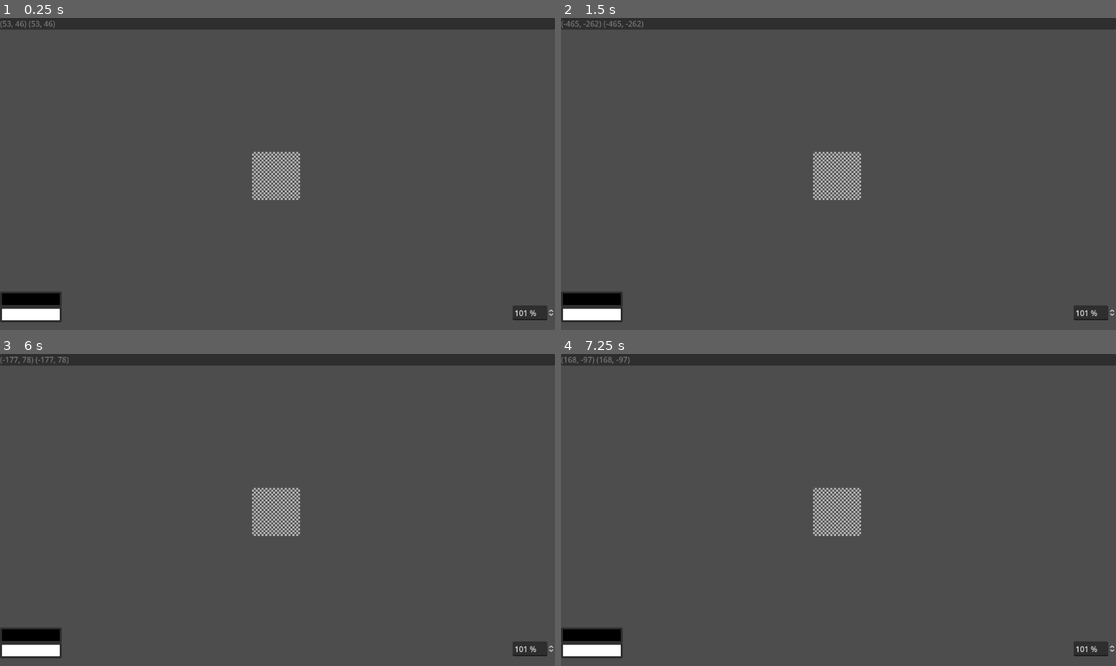
Above: before the commit, frames 1-4 (two rows, left to right).
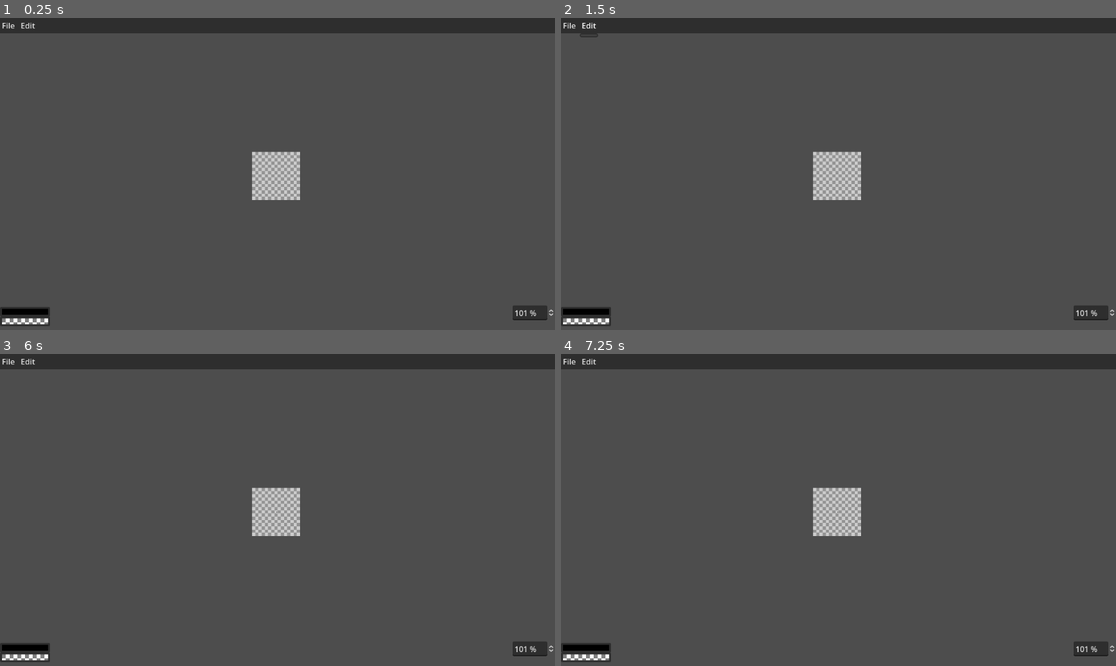
Above: after the commit, the same moments.

Repository: Shidoengie/PIxGD-GD4
Game: Godot game, scene res://Scenes/Main/control.tscn
Two runs of this game, one before a commit and one after it. Both use one fixed random seed, a clock stepped at 60 frames per second and the inputs below.
Inputs (mouse positions are in pixels of both pictures, inside the frame that each line leads up to):
- Up to frame 1 (0.25 s): no input
- Up to frame 2 (1.5 s): click (572, 24) at 0.5 s, where only the run after the commit has a clickable "File"; click (588, 24) at 1.25 s, where only the run after the commit has a clickable "Edit"
- Up to frame 3 (6 s): click (11, 360) at 2 s, where only the run after the commit has a clickable "File"; click (27, 360) at 2.75 s, where only the run after the commit has a clickable "Edit"; click (11, 360) at 3.5 s, where only the run after the commit has a clickable "File"; click (27, 360) at 4.25 s, where only the run after the commit has a clickable "Edit"; tap Enter at 5 s; move the mouse to (277, 513) at 5.02 s; press the mouse at (277, 513) at 5.03 s; tap Space at 5.75 s; move the mouse to (166, 525) at 5.77 s; release the mouse at (166, 525) at 5.78 s; tap Middle mouse button (mouseMiddle_3rd) at 5.85 s; click (166, 525) at 5.92 s
- Up to frame 4 (7.25 s): tap Enter at 6.5 s; move the mouse to (894, 441) at 6.52 s; hold Right mouse button (mouseRight_2nd) from 6.53 s (still down); click (894, 441) at 6.67 s

The runs differ from the first frame. In frame 1, 3.3% of the frame differs, in the area x 0-100%, y 0-99%; in frame 2, 3.4%; in frame 3, 3.3%; in frame 4, 3.3%.

Commit message:
improved checkers shader and started work on ui

Diff:
--- a/Assets/shaders/Checkers.tres
+++ b/Assets/shaders/Checkers.tres
@@ -1,24 +1,30 @@
 [gd_resource type="ShaderMaterial" load_steps=2 format=3 uid="uid://do1mxwei2hsi1"]
 
 [sub_resource type="Shader" id="1"]
+resource_local_to_scene = true
 code = "shader_type canvas_item;
 
-uniform float checker_scale = 15;
-
+uniform vec4 color2 :source_color = vec4(0.7,0.7,0.7,1);
+uniform vec4 color1 :source_color = vec4(1,1,1,1);
+uniform float checker_scale_x = 15;
+uniform float checker_scale_y = 15;
 float checkersTexture( in vec2 p )
 {
-    vec2 q = floor(p)+vec2(0.4);
-
-    return mod( q.x+q.y, 2.0 );            // xor pattern
+    vec2 q = floor(p);
+    return mod( q.x+q.y, 2.0);            // xor pattern
 }
 
 void fragment() {
 
-    COLOR = vec4((
-		vec3(checkersTexture(UV*vec2(checker_scale))/2.5)
-		),1);
+    COLOR = mix(color1,color2,vec4((
+		vec3(checkersTexture(UV*vec2(checker_scale_x,checker_scale_y)))
+		),1));
+
 }"
 
 [resource]
 shader = SubResource("1")
-shader_parameter/checker_scale = 25.0
+shader_parameter/color2 = Color(0.576471, 0.576471, 0.576471, 1)
+shader_parameter/color1 = Color(0.8, 0.8, 0.8, 1)
+shader_parameter/checker_scale_x = 15.0
+shader_parameter/checker_scale_y = 15.0
--- a/Scenes/Canvas/Canvas.tscn
+++ b/Scenes/Canvas/Canvas.tscn
@@ -10,6 +10,7 @@
 layout_mode = 3
 anchors_preset = 0
 script = ExtResource("1_5xl5u")
+secondary_color = Color(1, 1, 1, 0)
 canvas_size = Vector2(100, 100)
 
 [node name="Container" type="ColorRect" parent="."]
--- a/Scenes/Canvas/src/Control.gd
+++ b/Scenes/Canvas/src/Control.gd
@@ -1,6 +1,8 @@
 extends Control
 
 signal zoom_changed(value)
+@export var primary_color = Color.BLACK
+@export var secondary_color = Color.WHITE
 @export var current_tool = BrushInfo.ToolEnum.PEN
 @export var canvas_size = Vector2(20,20)
 @onready var DrawSurface = get_node("%DrawSurface")
@@ -8,6 +10,8 @@
 @onready var DrawControl = $DrawControl
 # Called when the node enters the scene tree for the first time.
 func _ready():
+	BrushInfo.primary_color = primary_color
+	BrushInfo.secondary_color = secondary_color
 	DrawSurface.size = canvas_size
 	BrushInfo.current_tool = current_tool
 	DrawControl.size = canvas_size+Vector2.ONE
--- a/Scenes/Colorpickerbutton/ColorButton.tscn
+++ b/Scenes/Colorpickerbutton/ColorButton.tscn
@@ -1,7 +1,35 @@
-[gd_scene load_steps=3 format=3 uid="uid://c04sbd1cjqv8e"]
+[gd_scene load_steps=4 format=3 uid="uid://c04sbd1cjqv8e"]
 
 [ext_resource type="Script" path="res://Scenes/Colorpickerbutton/ColorButton.gd" id="1_bt100"]
-[ext_resource type="Material" uid="uid://do1mxwei2hsi1" path="res://Assets/shaders/Checkers.tres" id="2_ef6f1"]
+
+[sub_resource type="Shader" id="1"]
+resource_local_to_scene = true
+code = "shader_type canvas_item;
+
+uniform vec4 color2 :source_color = vec4(0.7,0.7,0.7,1);
+uniform vec4 color1 :source_color = vec4(1,1,1,1);
+uniform float checker_scale_x = 15;
+uniform float checker_scale_y = 15;
+float checkersTexture( in vec2 p )
+{
+    vec2 q = floor(p);
+    return mod( q.x+q.y, 2.0);            // xor pattern
+}
+
+void fragment() {
+
+    COLOR = mix(color1,color2,vec4((
+		vec3(checkersTexture(UV*vec2(checker_scale_x,checker_scale_y)))
+		),1));
+
+}"
+
+[sub_resource type="ShaderMaterial" id="ShaderMaterial_yhxu8"]
+shader = SubResource("1")
+shader_parameter/color2 = Color(0.7, 0.7, 0.7, 1)
+shader_parameter/color1 = Color(1, 1, 1, 1)
+shader_parameter/checker_scale_x = 50.0
+shader_parameter/checker_scale_y = 15.0
 
 [node name="ColorButton" type="Control"]
 layout_mode = 3
@@ -24,19 +52,17 @@
 grow_vertical = 2
 
 [node name="transPanel" type="ColorRect" parent="."]
-material = ExtResource("2_ef6f1")
+material = SubResource("ShaderMaterial_yhxu8")
 layout_mode = 1
-anchors_preset = 15
-anchor_right = 1.0
-anchor_bottom = 1.0
 offset_left = 8.0
 offset_top = 8.0
-offset_right = -8.0
-offset_bottom = -8.0
+offset_right = 104.0
+offset_bottom = 32.0
 mouse_filter = 2
 
 [node name="ColorPanel" type="ColorRect" parent="transPanel"]
 unique_name_in_owner = true
+visible = false
 layout_mode = 1
 anchors_preset = 15
 anchor_right = 1.0
--- a/Scenes/Main/control.tscn
+++ b/Scenes/Main/control.tscn
@@ -1,7 +1,10 @@
-[gd_scene load_steps=3 format=3 uid="uid://bfx0qhbg2blya"]
+[gd_scene load_steps=4 format=3 uid="uid://bfx0qhbg2blya"]
 
 [ext_resource type="Script" path="res://Scenes/Main/mainscreen.gd" id="1_5mnil"]
 [ext_resource type="PackedScene" uid="uid://ckyvqsj1jly2d" path="res://Scenes/Canvas/Canvas.tscn" id="2_5k4kc"]
+
+[sub_resource type="StyleBoxFlat" id="StyleBoxFlat_ms3xk"]
+bg_color = Color(0.180392, 0.180392, 0.180392, 1)
 
 [node name="Control" type="Control"]
 layout_mode = 3
@@ -17,16 +20,16 @@
 [node name="PrimaryColorPicker" type="ColorPickerButton" parent="CanvasLayer"]
 unique_name_in_owner = true
 custom_minimum_size = Vector2(0, 20)
-offset_top = 568.0
-offset_right = 128.0
-offset_bottom = 600.0
+offset_top = 600.0
+offset_right = 104.0
+offset_bottom = 620.0
 
 [node name="SecondaryColorPicker" type="ColorPickerButton" parent="CanvasLayer"]
 unique_name_in_owner = true
 custom_minimum_size = Vector2(0, 20)
-offset_top = 600.0
-offset_right = 128.0
-offset_bottom = 632.0
+offset_top = 620.0
+offset_right = 104.0
+offset_bottom = 640.0
 
 [node name="ZoomInput" type="SpinBox" parent="CanvasLayer"]
 unique_name_in_owner = true
@@ -48,15 +51,31 @@
 offset_bottom = 23.0
 
 [node name="Panel" type="Panel" parent="CanvasLayer"]
-anchors_preset = 10
+anchors_preset = -1
 anchor_right = 1.0
-offset_bottom = 24.0
+anchor_bottom = 0.049
+offset_bottom = 0.247999
 grow_horizontal = 2
+theme_override_styles/panel = SubResource("StyleBoxFlat_ms3xk")
+
+[node name="VBoxContainer" type="HBoxContainer" parent="CanvasLayer/Panel"]
+layout_mode = 0
+offset_right = 40.0
+offset_bottom = 32.0
+
+[node name="FileMenuButton" type="MenuButton" parent="CanvasLayer/Panel/VBoxContainer"]
+layout_mode = 2
+text = "File"
+
+[node name="EditMenuButton" type="MenuButton" parent="CanvasLayer/Panel/VBoxContainer"]
+layout_mode = 2
+text = "Edit"
 
 [node name="Canvas" parent="." instance=ExtResource("2_5k4kc")]
 unique_name_in_owner = true
 offset_top = 152.0
-offset_bottom = 152.0
+offset_right = 104.0
+offset_bottom = 256.0
 
 [connection signal="color_changed" from="CanvasLayer/PrimaryColorPicker" to="." method="_on_primary_color_picker_color_changed"]
 [connection signal="color_changed" from="CanvasLayer/SecondaryColorPicker" to="." method="_on_secondary_color_picker_color_changed"]
--- a/src/Global.gd
+++ b/src/Global.gd
@@ -1,3 +1,5 @@
 extends Node
 
 var canvas_zoom = Vector2.ONE
+var transCol1 :Color
+var transCol2 :Color
